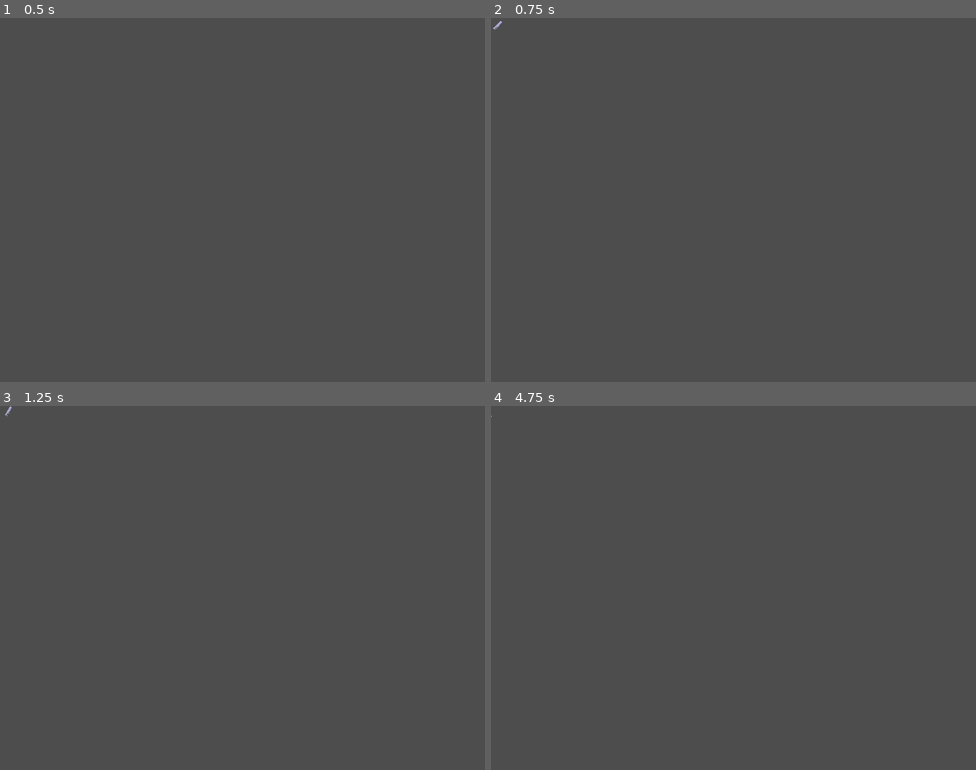
Above: before the commit, frames 1-4 (two rows, left to right).
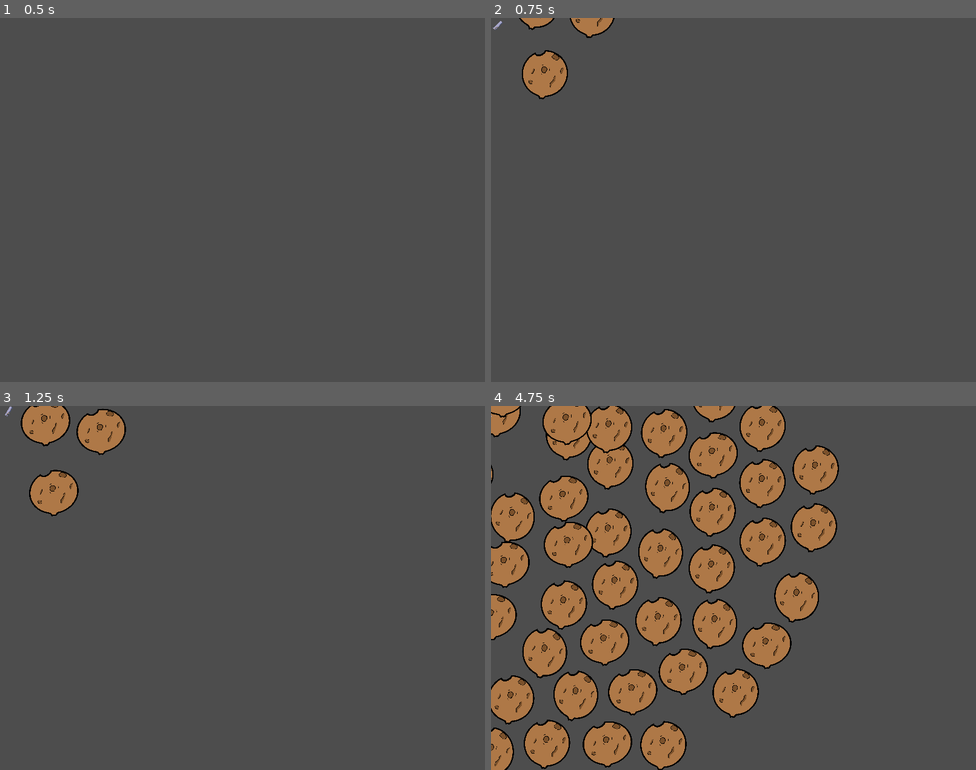
Above: after the commit, the same moments.

Repository: Goonie19/TherapySunProject
Game: Godot game, scene res://scenes/Minigame/minigame_scene.tscn
Same seed, same stepped clock (60 frames per second), same inputs: the game is played once before the commit and once after it. This scene is started directly instead of the project's main scene.
Inputs:
- Up to frame 1 (0.5 s): no input
- Up to frame 2 (0.75 s): tap Enter at 0.5 s; hold Right from 0.53 s (still down); hold Enter from 0.53 s (still down)
- Up to frame 3 (1.25 s): keep holding Right; keep holding Enter
- Up to frame 4 (4.75 s): release Right at 1.28 s; release Enter at 1.28 s; hold Left 1.28-2.03 s; tap Enter at 1.35, 2.85, 4.35 s; hold Enter 2.03-2.78 s; hold Right 2.03-3.53 s; hold Enter 3.53-4.28 s; hold Left from 3.53 s (still down)

Frame 1 is identical in both runs. In frame 2, 1.5% of the frame differs, in the area x 5-26%, y 0-23%; in frame 3, 2.8%; in frame 4, 35%, in the area x 0-72%, y 0-100%.

Commit message:
Meteor spawner started

Diff:
--- a/scenes/Minigame/Meteors/Meteor.tscn
+++ /dev/null
@@ -1,66 +0,0 @@
-[gd_scene load_steps=7 format=3 uid="uid://cqv2okc11s8kv"]
-
-[ext_resource type="Texture2D" uid="uid://byhcols5drhnn" path="res://assets/animations/Minigame/Meteors/Meteoritos_SpriteSheet.png" id="1_1j5rb"]
-[ext_resource type="Script" uid="uid://ccdfne1heydaw" path="res://scripts/Minigame/Meteor/meteor_movement.gd" id="1_ybkii"]
-
-[sub_resource type="Animation" id="Animation_jarmb"]
-resource_name = "Meteor_Anim"
-length = 0.363645
-loop_mode = 1
-step = 0.0909091
-tracks/0/type = "value"
-tracks/0/imported = false
-tracks/0/enabled = true
-tracks/0/path = NodePath("Meteor Sprite:frame")
-tracks/0/interp = 1
-tracks/0/loop_wrap = true
-tracks/0/keys = {
-"times": PackedFloat32Array(0, 0.0909091, 0.181818, 0.272727),
-"transitions": PackedFloat32Array(1, 1, 1, 1),
-"update": 1,
-"values": [0, 1, 2, 3]
-}
-
-[sub_resource type="Animation" id="Animation_byaxx"]
-length = 0.001
-tracks/0/type = "value"
-tracks/0/imported = false
-tracks/0/enabled = true
-tracks/0/path = NodePath("Meteor Sprite:frame")
-tracks/0/interp = 1
-tracks/0/loop_wrap = true
-tracks/0/keys = {
-"times": PackedFloat32Array(0),
-"transitions": PackedFloat32Array(1),
-"update": 1,
-"values": [0]
-}
-
-[sub_resource type="AnimationLibrary" id="AnimationLibrary_ox4ev"]
-_data = {
-&"Meteor_Anim": SubResource("Animation_jarmb"),
-&"RESET": SubResource("Animation_byaxx")
-}
-
-[sub_resource type="CircleShape2D" id="CircleShape2D_ybkii"]
-radius = 46.11
-
-[node name="Meteor" type="Node2D"]
-position = Vector2(200, 200)
-script = ExtResource("1_ybkii")
-
-[node name="Meteor Sprite" type="Sprite2D" parent="."]
-scale = Vector2(0.0547852, 0.0547852)
-texture = ExtResource("1_1j5rb")
-hframes = 4
-
-[node name="AnimationPlayer" type="AnimationPlayer" parent="."]
-libraries = {
-&"": SubResource("AnimationLibrary_ox4ev")
-}
-
-[node name="RigidBody2D" type="RigidBody2D" parent="."]
-gravity_scale = 0.0
-
-[node name="CollisionShape2D" type="CollisionShape2D" parent="RigidBody2D"]
-shape = SubResource("CircleShape2D_ybkii")
--- a/scenes/Minigame/minigame_scene.tscn
+++ b/scenes/Minigame/minigame_scene.tscn
@@ -1,7 +1,9 @@
-[gd_scene load_steps=5 format=3 uid="uid://ctwd6aklt5ujt"]
+[gd_scene load_steps=7 format=3 uid="uid://ctwd6aklt5ujt"]
 
 [ext_resource type="Texture2D" uid="uid://c3sm7vmp2sspu" path="res://assets/Bg/Sun therapy bg consulta.png" id="1_fa470"]
 [ext_resource type="Script" uid="uid://c1u7xqijkxsii" path="res://scripts/Minigame/Rotator/blocker_rotator.gd" id="1_jarmb"]
+[ext_resource type="Script" uid="uid://cltho041rkr51" path="res://scripts/Minigame/meteor_spawner.gd" id="3_byaxx"]
+[ext_resource type="PackedScene" uid="uid://bbii42lnlwotf" path="res://scenes/Minigame/Meteors/meteor.tscn" id="4_ox4ev"]
 
 [sub_resource type="CircleShape2D" id="CircleShape2D_jarmb"]
 
@@ -31,4 +33,18 @@
 [node name="CollisionShape2D" type="CollisionShape2D" parent="SunSpace/Blocker Rotator/Sprite blocker/RigidBody2D"]
 shape = SubResource("RectangleShape2D_byaxx")
 
-[node name="Meteor Spawner" type="Node2D" parent="."]
+[node name="Meteor Spawner" type="Node2D" parent="." node_paths=PackedStringArray("meteor_spawn_points")]
+script = ExtResource("3_byaxx")
+meteor_default = ExtResource("4_ox4ev")
+meteor_spawn_points = [NodePath("../SpawnPoints/SpawnPoint 1"), NodePath("../SpawnPoints/SpawnPoint 2"), NodePath("../SpawnPoints/SpawnPoint 3")]
+
+[node name="SpawnPoints" type="Node2D" parent="."]
+
+[node name="SpawnPoint 1" type="Node2D" parent="SpawnPoints"]
+position = Vector2(77.64, -46.955)
+
+[node name="SpawnPoint 2" type="Node2D" parent="SpawnPoints"]
+position = Vector2(77.64, 0)
+
+[node name="SpawnPoint 3" type="Node2D" parent="SpawnPoints"]
+position = Vector2(77.64, 46.955)
--- a/scripts/Minigame/Meteor/meteor_movement.gd
+++ b/scripts/Minigame/Meteor/meteor_movement.gd
@@ -1,4 +1,6 @@
 extends CharacterBody2D
+
+class_name MeteorMovement
 
 var speed : float = 201
 
--- /dev/null
+++ b/scripts/Minigame/meteor_spawner.gd
@@ -0,0 +1,17 @@
+extends Node2D
+
+class_name meteor_spawner
+
+@export var meteor_default : PackedScene
+
+@export var meteor_spawn_points : Array[Node2D]
+
+func _process(delta: float) -> void:
+	if Input.is_key_pressed(KEY_ENTER):
+		spawn_meteor()
+
+func spawn_meteor():
+	var meteor = meteor_default.instantiate()
+	add_child(meteor)
+	meteor.global_position = meteor_spawn_points[0].global_position
+	meteor.initialize(100, Vector2(0,1))
Not shown, added: scripts/Minigame/meteor_spawner.gd.uid
